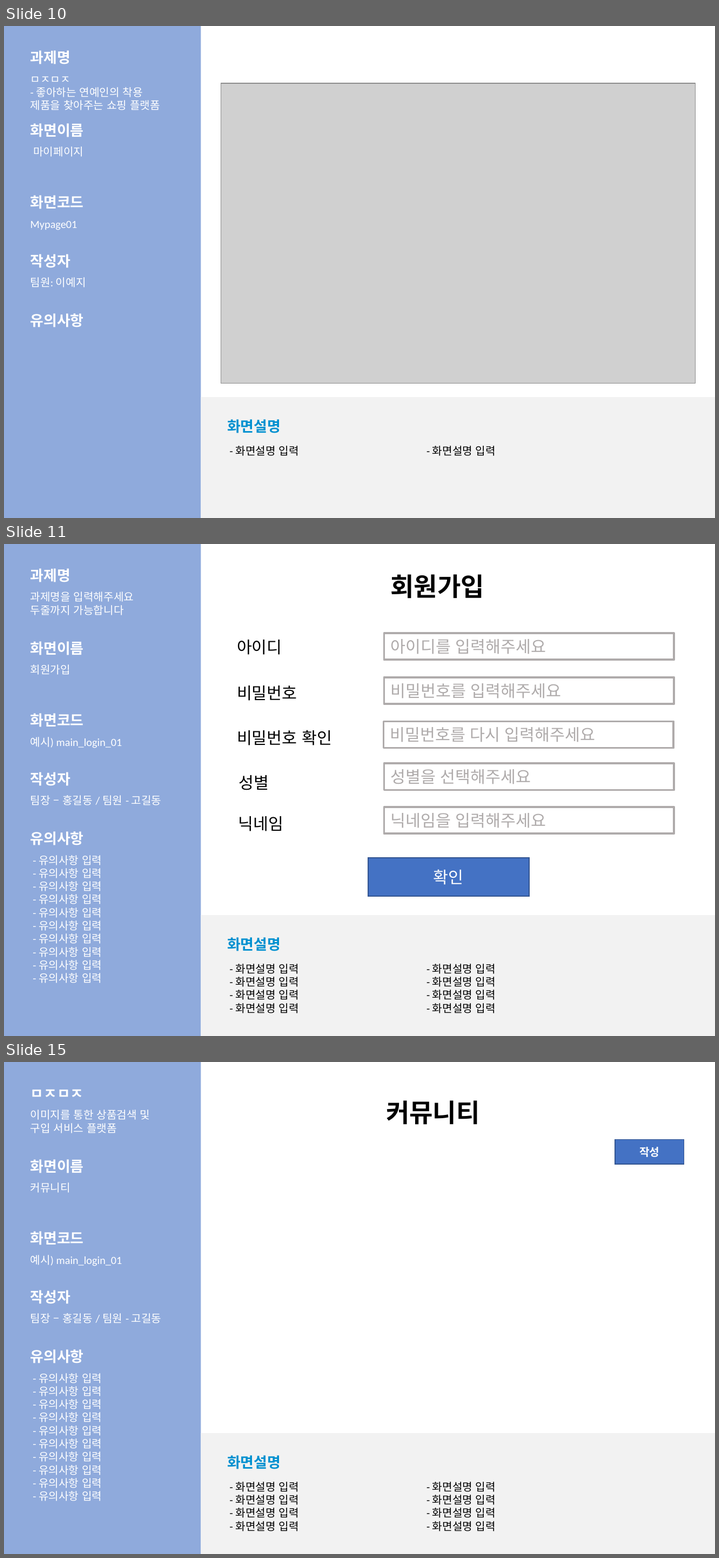
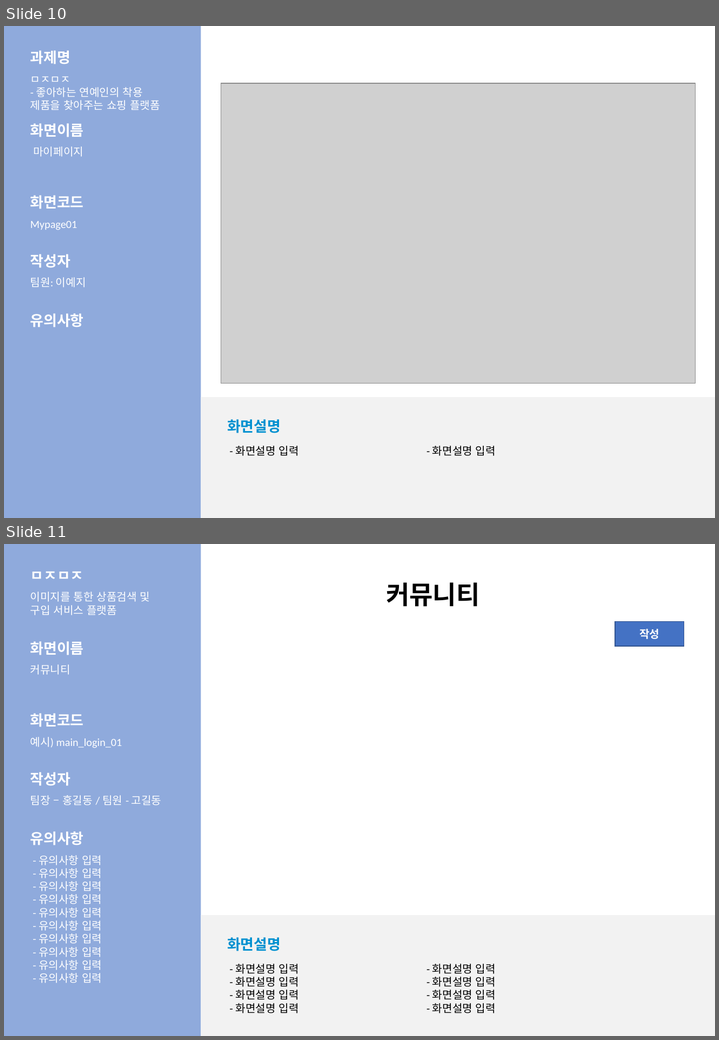
Before and after one commit to LeticiaKang/Project_Idol-Fandom-WebPlaform, a slide deck: 산출문서/화면설계서/화면설계서_서식(1조. HappyVirus).pptx. Shown one above the other, each under a label of ours: slides 10, 11 and 15 before the commit, slides 10 and 11 after it; the slides between them are not shown. The pictures are 719x1558 and 719x1040 pixels, drawn with LibreOffice and Linux fonts; fonts in the diff are those of the drawing; grey boxes stand for pictures. Boxes give left, top, right and bottom in pixels: in the first picture for what was removed or moved away, otherwise in the second. Text is boxed around its words. In the diff, an @@ line names an element or a change of style, - is before the commit and + after.

Commit message:
화면설계서
- 작성중

```diff
--- a/산출문서/화면설계서/화면설계서_서식(1조. HappyVirus).pptx
+++ b/산출문서/화면설계서/화면설계서_서식(1조. HappyVirus).pptx
@@ slide 11 removed at [4,544,715,1036], background #FFFFFF @@
@@ rectangle removed at [4,544,201,1036] @@
@@ text removed at [30,568,70,582] @@
-과제명
@@ text removed at [390,574,484,599] @@
-회원가입
@@ text removed at [30,592,134,615] @@
-과제명을 입력해주세요
-두줄까지 가능합니다
@@ text removed at [237,640,282,655] @@
-아이디
@@ rectangle removed at [384,633,674,660] @@
-아이디를 입력해주세요
@@ text removed at [30,641,84,655] @@
-화면이름
@@ text removed at [30,664,70,675] @@
-회원가입
@@ text removed at [237,685,297,701] @@
-비밀번호
@@ rectangle removed at [384,677,674,703] @@
-비밀번호를 입력해주세요
@@ text removed at [30,713,84,727] @@
-화면코드
@@ rectangle removed at [383,721,673,748] @@
-비밀번호를 다시 입력해주세요
@@ text removed at [30,737,122,748] @@
-예시) main_login_01
@@ text removed at [237,730,332,745] @@
-비밀번호 확인
@@ rectangle removed at [384,764,674,790] @@
-성별을 선택해주세요
@@ text removed at [30,772,70,786] @@
-작성자
@@ text removed at [239,775,269,790] @@
-성별
@@ text removed at [30,795,162,805] @@
-팀장 – 홍길동 / 팀원 - 고길동
@@ text removed at [238,816,283,831] @@
-닉네임
@@ rectangle removed at [384,807,674,833] @@
-닉네임을 입력해주세요
@@ text removed at [30,831,84,845] @@
-유의사항
@@ text removed at [39,855,102,983] @@
-- 유의사항 입력
-- 유의사항 입력
-- 유의사항 입력
-- 유의사항 입력
-- 유의사항 입력
-- 유의사항 입력
-- 유의사항 입력
-- 유의사항 입력
-- 유의사항 입력
-- 유의사항 입력
@@ rectangle removed at [368,858,529,897] @@
-확인
@@ rectangle removed at [201,916,715,1036] @@
@@ text removed at [227,937,280,951] @@
-화면설명
@@ text removed at [236,964,299,1013] @@
-- 화면설명 입력
-- 화면설명 입력
-- 화면설명 입력
-- 화면설명 입력
@@ text removed at [432,964,495,1013] @@
-- 화면설명 입력
-- 화면설명 입력
-- 화면설명 입력
-- 화면설명 입력
@@ what was slide 15 is now slide 11 @@
```
Also in this commit, not shown: 4 slides changed, 3 other slides removed.
